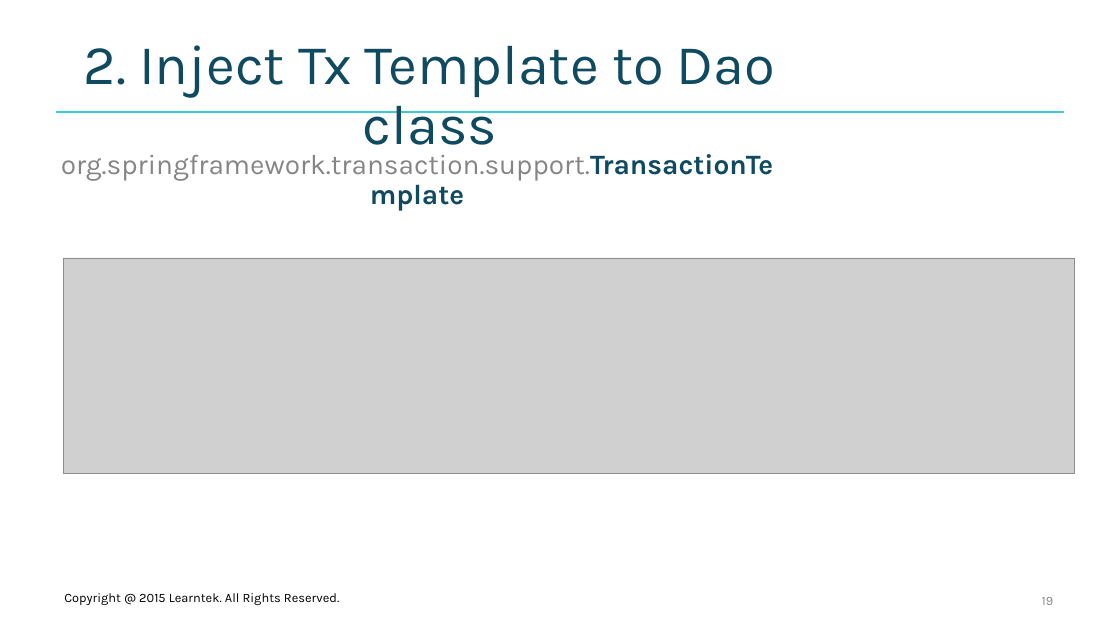
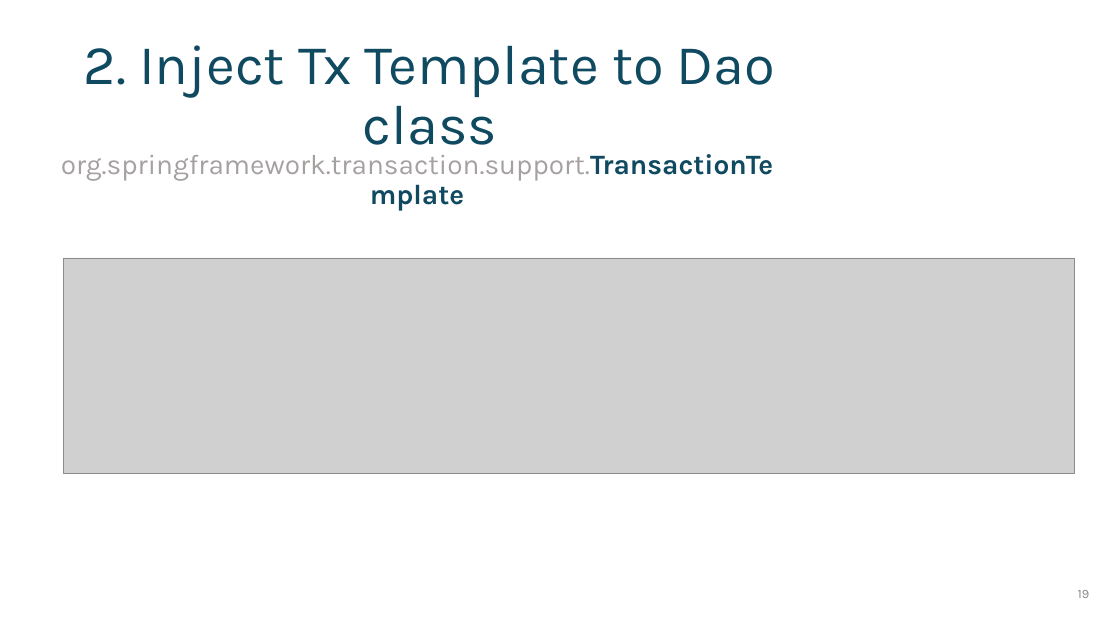
Before and after one commit to santoshkar/Spring, a slide deck: slide 19 of Presentations/Part-6-Spring Transaction.pptx. Drawn at 1120x630 pixels with LibreOffice and Linux fonts; fonts in the diff are those of the drawing; grey boxes stand for pictures; background and template pictures are left out. Boxes give left, top, right and bottom in pixels: in the first picture for what was removed or moved away, otherwise in the second. Text is boxed around its words. In the diff, an @@ line names an element or a change of style, - is before the commit and + after.

Commit message:
Removed learntek

```diff
--- a/Presentations/Part-6-Spring Transaction.pptx
+++ b/Presentations/Part-6-Spring Transaction.pptx
@@ line removed from (56, 112) to (1065, 112) @@
@@ text "org.springframework.transaction.support.TransactionTemplate" at box(61, 154, 773, 181): text colour #858585 to #A6A1A1 in "org.springframework.transaction.support.TransactionTemplate" @@
@@ text removed at box(64, 593, 339, 605) @@
-Copyright @ 2015 Learntek. All Rights Reserved.
@@ page number: place and size @@
-page number at box(1042, 597, 1054, 605)
+page number at box(1078, 590, 1090, 598)
@@ ellipse added at box(1050, 575, 1087, 612), outline #FFFFFF 1 pt @@
```
Also in this commit, not shown: 46 other slides changed, 1 slide added, 1 slide removed, 7 other files.
